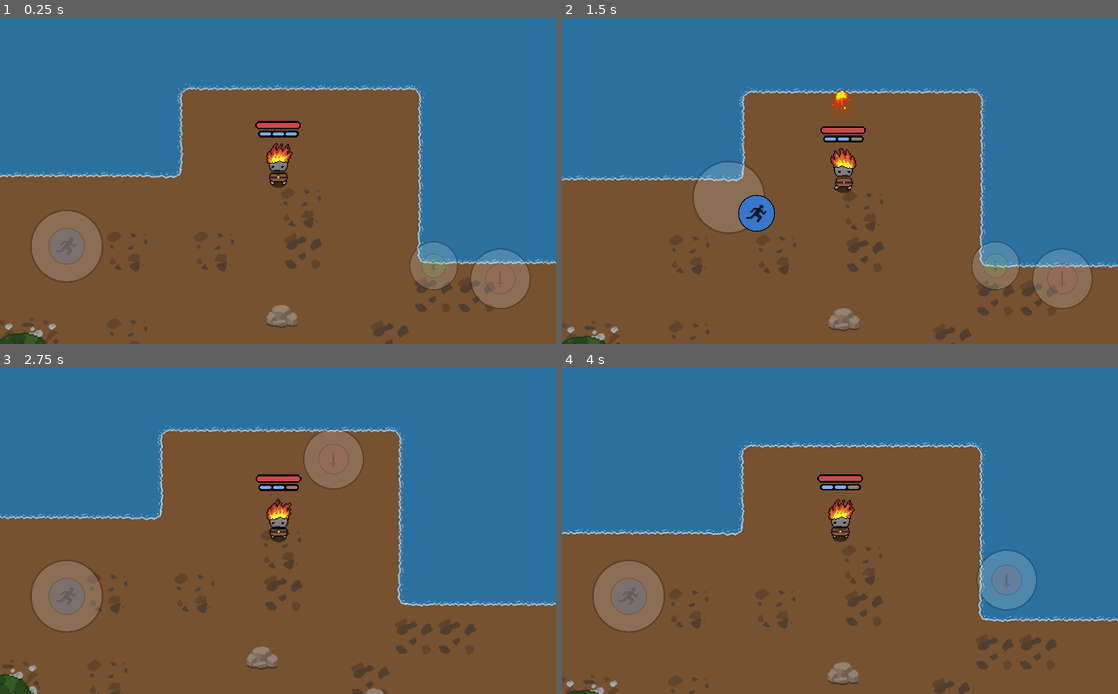
Above: before the commit, frames 1-4 (two rows, left to right).
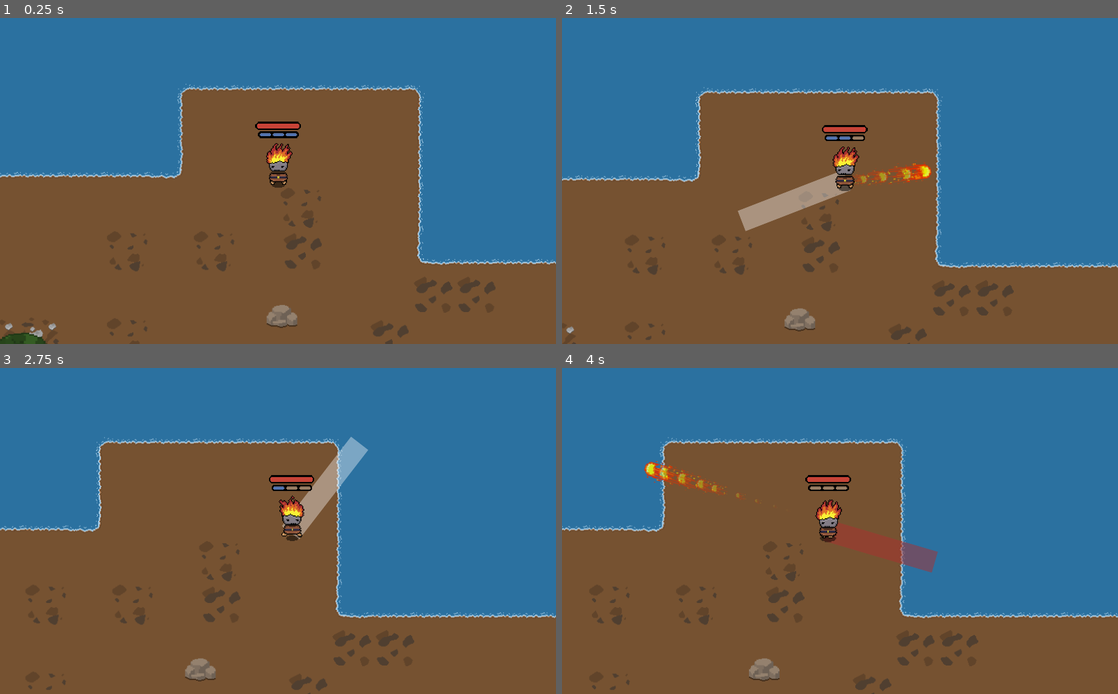
Above: after the commit, the same moments.

Repository: dephiloper/stay-alive
Game: Godot game, scene res://scenes/Game.tscn
Same seed, same stepped clock (60 frames per second), same inputs: the game is played once before the commit and once after it.
Inputs (mouse positions are in pixels of both pictures, inside the frame that each line leads up to):
- Up to frame 1 (0.25 s): no input
- Up to frame 2 (1.5 s): move the mouse to (962, 164) at 0.52 s; press the mouse at (962, 164) at 0.53 s; hold D (right) 0.53-1.25 s; right-click (962, 164) at 0.8 s; release the mouse at (962, 164) at 1.25 s; drag from (728, 197) to (812, 246) at 1.27 s
- Up to frame 3 (2.75 s): move the mouse to (333, 459) at 2.02 s; press the mouse at (333, 459) at 2.03 s; hold D (right) from 2.03 s (still down); right-click (333, 459) at 2.3 s
- Up to frame 4 (4 s): release D (right) at 2.75 s; release the mouse at (895, 459) at 2.75 s; drag from (812, 596) to (673, 482) at 2.77 s; move the mouse to (1006, 579) at 3.52 s; press the mouse at (1006, 579) at 3.53 s; hold A (left) from 3.53 s (still down); right-click (1006, 579) at 3.8 s

The runs differ from the first frame. In frame 1, 4.6% of the frame differs, in the area x 5-96%, y 31-89%; in frame 2, 16%; in frame 3, 20%; in frame 4, 21%, in the area x 0-100%, y 21-100%.

Commit message:
added particle system for fire attack
made trees seethrogh while player is behind them

Diff:
--- a/project.godot
+++ b/project.godot
@@ -60,6 +60,11 @@
 "events": [ Object(InputEventMouseButton,"resource_local_to_scene":false,"resource_name":"","device":0,"alt":false,"shi …(212 unchanged characters)…
  ]
 }
+special={
+"deadzone": 0.5,
+"events": [ Object(InputEventMouseButton,"resource_local_to_scene":false,"resource_name":"","device":0,"alt":false,"shift":false,"control":false,"meta":false,"command":false,"button_mask":0,"position":Vector2( 0, 0 ),"global_position":Vector2( 0, 0 ),"factor":1.0,"button_index":2,"pressed":false,"doubleclick":false,"script":null)
+ ]
+}
 
 [input_devices]
 
--- a/scenes/CircularAttackArea.tscn
+++ b/scenes/CircularAttackArea.tscn
@@ -1,10 +1,9 @@
 [gd_scene load_steps=3 format=2]
 
 [ext_resource path="res://img/attack_areas/cirular-attack-area.png" type="Texture" id=1]
-[ext_resource path="res://scenes/CircularAttackArea.gd" type="Script" id=2]
+[ext_resource path="res://scripts/CircularAttackArea.gd" type="Script" id=2]
 
 [node name="CircularAttackArea" type="Sprite"]
-modulate = Color( 0.85098, 0.6, 0.203922, 0.501961 )
 z_index = -1
 texture = ExtResource( 1 )
 script = ExtResource( 2 )
--- /dev/null
+++ b/scenes/FireAttack.tscn
@@ -0,0 +1,54 @@
+[gd_scene load_steps=9 format=2]
+
+[ext_resource path="res://scripts/FireAttack.gd" type="Script" id=1]
+[ext_resource path="res://img/attacks/fire-attack/fire-attack1.png" type="Texture" id=2]
+[ext_resource path="res://img/attacks/fire-attack/fire-attack3.png" type="Texture" id=3]
+[ext_resource path="res://img/attacks/fire-attack/fire-attack2.png" type="Texture" id=5]
+
+[sub_resource type="SpriteFrames" id=1]
+animations = [ {
+"frames": [ ExtResource( 2 ), ExtResource( 5 ), ExtResource( 3 ) ],
+"loop": true,
+"name": "default",
+"speed": 8.0
+} ]
+
+[sub_resource type="CapsuleShape2D" id=2]
+radius = 11.5567
+height = 17.1532
+
+[sub_resource type="Curve" id=4]
+_data = [ Vector2( 0, 1 ), 0.0, 0.0, 0, 0, Vector2( 0.869565, 0.190909 ), 0.0, 0.0, 0, 0 ]
+
+[sub_resource type="Gradient" id=3]
+offsets = PoolRealArray( 0.186335, 0.984472 )
+colors = PoolColorArray( 1, 1, 1, 0.501961, 1, 1, 1, 0 )
+
+[node name="FireSpecial" type="KinematicBody2D"]
+collision_layer = 8
+collision_mask = 2
+script = ExtResource( 1 )
+
+[node name="AnimatedSprite" type="AnimatedSprite" parent="."]
+modulate = Color( 1, 1, 1, 0.878431 )
+frames = SubResource( 1 )
+frame = 1
+playing = true
+
+[node name="CollisionShape2D" type="CollisionShape2D" parent="."]
+position = Vector2( 1.4989, 1.5 )
+rotation = 1.5708
+shape = SubResource( 2 )
+
+[node name="VisibilityNotifier2D" type="VisibilityNotifier2D" parent="."]
+
+[node name="Particles2D" type="CPUParticles2D" parent="."]
+emitting = false
+lifetime = 0.8
+speed_scale = 1.5
+randomness = 0.5
+local_coords = false
+texture = ExtResource( 2 )
+gravity = Vector2( 0, 0 )
+scale_amount_curve = SubResource( 4 )
+color_ramp = SubResource( 3 )
--- /dev/null
+++ b/scenes/FireSpecial.tscn
@@ -0,0 +1,45 @@
+[gd_scene load_steps=9 format=2]
+
+[ext_resource path="res://scripts/FireSpecial.gd" type="Script" id=1]
+[ext_resource path="res://img/attacks/fire-special2.png" type="Texture" id=2]
+[ext_resource path="res://img/attacks/fire-special3.png" type="Texture" id=3]
+[ext_resource path="res://img/attacks/fire-special4.png" type="Texture" id=4]
+[ext_resource path="res://img/attacks/fire-special1.png" type="Texture" id=5]
+[ext_resource path="res://img/attacks/fire-special5.png" type="Texture" id=6]
+
+
+[sub_resource type="SpriteFrames" id=1]
+animations = [ {
+"frames": [ ExtResource( 5 ), ExtResource( 2 ), ExtResource( 3 ), ExtResource( 4 ), ExtResource( 6 ) ],
+"loop": true,
+"name": "default",
+"speed": 10.0
+} ]
+
+[sub_resource type="CapsuleShape2D" id=2]
+radius = 86.3105
+height = 88.3234
+
+[node name="FireSpecial" type="Area2D"]
+script = ExtResource( 1 )
+
+[node name="AnimatedSprite" type="AnimatedSprite" parent="."]
+modulate = Color( 1, 1, 1, 0.878431 )
+position = Vector2( 0, -60 )
+frames = SubResource( 1 )
+frame = 4
+playing = true
+
+[node name="CollisionShape2D" type="CollisionShape2D" parent="."]
+position = Vector2( 0, -70 )
+rotation = 1.5708
+shape = SubResource( 2 )
+
+[node name="VisibilityNotifier2D" type="VisibilityNotifier2D" parent="."]
+rect = Rect2( -130, -157, 260, 175 )
+
+[node name="Timer" type="Timer" parent="."]
+wait_time = 3.0
+one_shot = true
+autostart = true
+[connection signal="timeout" from="Timer" to="." method="_on_Timer_timeout"]
--- a/scenes/FireSpell.tscn
+++ /dev/null
@@ -1,36 +0,0 @@
-[gd_scene load_steps=7 format=2]
-
-[ext_resource path="res://img/fire_spell/fire_spell1.png" type="Texture" id=1]
-[ext_resource path="res://img/fire_spell/fire_spell0.png" type="Texture" id=2]
-[ext_resource path="res://img/fire_spell/fire_spell2.png" type="Texture" id=3]
-[ext_resource path="res://scripts/FireSpell.gd" type="Script" id=4]
-
-[sub_resource type="SpriteFrames" id=1]
-animations = [ {
-"frames": [ ExtResource( 2 ), ExtResource( 1 ), ExtResource( 3 ) ],
-"loop": true,
-"name": "default",
-"speed": 12.0
-} ]
-
-[sub_resource type="CapsuleShape2D" id=2]
-radius = 7.97124
-height = 17.7486
-
-[node name="FireSpell" type="KinematicBody2D"]
-collision_layer = 8
-collision_mask = 2
-script = ExtResource( 4 )
-
-[node name="AnimatedSprite" type="AnimatedSprite" parent="."]
-scale = Vector2( 0.09, 0.09 )
-frames = SubResource( 1 )
-frame = 2
-playing = true
-
-[node name="CollisionShape2D" type="CollisionShape2D" parent="."]
-position = Vector2( 0, 1.5 )
-rotation = 1.5708
-shape = SubResource( 2 )
-
-[node name="VisibilityNotifier2D" type="VisibilityNotifier2D" parent="."]
--- a/scenes/HealthBar.tscn
+++ b/scenes/HealthBar.tscn
@@ -2,7 +2,7 @@
 
 [ext_resource path="res://img/healthbar/border.png" type="Texture" id=1]
 [ext_resource path="res://img/healthbar/progress.png" type="Texture" id=2]
-[ext_resource path="res://scenes/HealthBar.gd" type="Script" id=3]
+[ext_resource path="res://scripts/HealthBar.gd" type="Script" id=3]
 
 [node name="HealthBar" type="TextureProgress"]
 anchor_right = 0.422
--- a/scenes/Player.tscn
+++ b/scenes/Player.tscn
@@ -27,6 +27,8 @@
 [ext_resource path="res://img/demon/idle/demon_idle12.png" type="Texture" id=25]
 [ext_resource path="res://scenes/CircularAttackArea.tscn" type="PackedScene" id=26]
 [ext_resource path="res://scenes/RangeAttackArea.tscn" type="PackedScene" id=27]
+[ext_resource path="res://scenes/FireSpecial.tscn" type="PackedScene" id=28]
+[ext_resource path="res://scenes/FireAttack.tscn" type="PackedScene" id=29]
 [ext_resource path="res://scenes/HealthBar.tscn" type="PackedScene" id=32]
 [ext_resource path="res://scenes/StaminaBar.tscn" type="PackedScene" id=33]
 [ext_resource path="res://img/stamina_bar/border.png" type="Texture" id=34]
@@ -46,54 +48,62 @@
 
 [sub_resource type="CircleShape2D" id=2]
 
+[sub_resource type="CapsuleShape2D" id=3]
+radius = 14.6615
+height = 28.7432
+
 [node name="Player" type="KinematicBody2D"]
 collision_mask = 6
 script = ExtResource( 2 )
 attack_area_scene = ExtResource( 27 )
 special_area_scene = ExtResource( 26 )
+attack_scene = ExtResource( 29 )
+special_scene = ExtResource( 28 )
 
 [node name="Sprite" type="AnimatedSprite" parent="."]
 position = Vector2( 0, -20 )
 scale = Vector2( 0.7, 0.7 )
 frames = SubResource( 1 )
-animation = "walk"
+animation = "idle"
 
 [node name="CollisionShape2D" type="CollisionShape2D" parent="."]
 z_index = 1
 shape = SubResource( 2 )
 
-[node name="UI" type="Control" parent="."]
-anchor_right = 1.0
-anchor_bottom = 1.0
-margin_left = -64.0
-margin_top = -87.0
-margin_right = 64.0
-margin_bottom = -57.0
-__meta__ = {
-"_edit_use_anchors_": false
-}
+[node name="UI" type="Node2D" parent="."]
 
 [node name="HealthBar" parent="UI" instance=ExtResource( 32 )]
 anchor_right = 0.0
 anchor_bottom = 0.0
-margin_left = 8.0
-margin_top = 0.0
-margin_right = 120.0
-margin_bottom = 20.0
+margin_top = -86.0
+margin_right = 56.0
+margin_bottom = -66.0
 rect_scale = Vector2( 0.6, 0.6 )
 value = 50.0
+tint_under = Color( 1, 1, 1, 0.25098 )
+tint_progress = Color( 0.968627, 0.0392157, 0.0392157, 0.501961 )
 
 [node name="StaminaBar" parent="UI" instance=ExtResource( 33 )]
-margin_left = 13.708
-margin_top = 15.0
-margin_right = -14.292
-margin_bottom = 1.0
+margin_left = -50.0
+margin_top = -71.0
+margin_right = 50.0
+margin_bottom = -55.0
+grow_horizontal = 2
+grow_vertical = 2
 rect_scale = Vector2( 0.6, 0.6 )
 rect_pivot_offset = Vector2( 50, 8 )
 value = 33.0
 texture_over = ExtResource( 34 )
+tint_under = Color( 1, 1, 1, 0.25098 )
+tint_progress = Color( 0.0537262, 0.416498, 0.982422, 0.501961 )
 
 [node name="StaminaTimer" type="Timer" parent="."]
 wait_time = 2.0
 one_shot = true
+
+[node name="Area2D" type="Area2D" parent="."]
+
+[node name="CoverCollisionShape2D" type="CollisionShape2D" parent="Area2D"]
+position = Vector2( 0, -15 )
+shape = SubResource( 3 )
 [connection signal="timeout" from="StaminaTimer" to="." method="_on_StaminaTimer_timeout"]
--- a/scenes/RangeAttackArea.tscn
+++ b/scenes/RangeAttackArea.tscn
@@ -4,7 +4,6 @@
 [ext_resource path="res://scripts/RangeAttackArea.gd" type="Script" id=2]
 
 [node name="RangeAttackArea" type="Sprite"]
-modulate = Color( 1, 1, 1, 0.501961 )
 scale = Vector2( 0.8, 0.8 )
 z_index = -1
 texture = ExtResource( 1 )
--- a/scenes/StaminaBar.tscn
+++ b/scenes/StaminaBar.tscn
@@ -3,7 +3,6 @@
 [ext_resource path="res://img/stamina_bar/progress.png" type="Texture" id=1]
 [ext_resource path="res://img/stamina_bar/border_alternative.png" type="Texture" id=2]
 [ext_resource path="res://scripts/StaminaBar.gd" type="Script" id=3]
-
 
 [node name="StaminaBar" type="TextureProgress"]
 anchor_right = 1.0
@@ -22,3 +21,5 @@
 __meta__ = {
 "_edit_use_anchors_": false
 }
+
+[node name="Tween" type="Tween" parent="."]
--- a/scenes/Tree.tscn
+++ b/scenes/Tree.tscn
@@ -7,6 +7,9 @@
 
 [sub_resource type="CircleShape2D" id=1]
 radius = 22.0
+
+[sub_resource type="CircleShape2D" id=2]
+radius = 52.1995
 
 [node name="Tree" type="StaticBody2D"]
 collision_layer = 4
@@ -22,7 +25,7 @@
 position = Vector2( 0, -70 )
 texture = ExtResource( 1 )
 
-[node name="Head" type="Sprite" parent="."]
+[node name="Top" type="Sprite" parent="."]
 position = Vector2( 0, -60 )
 texture = ExtResource( 3 )
 
@@ -30,3 +33,9 @@
 position = Vector2( 0, -2 )
 z_index = 1
 shape = SubResource( 1 )
+
+[node name="SeeThroughArea2D" type="Area2D" parent="."]
+
+[node name="CollisionShape2D" type="CollisionShape2D" parent="SeeThroughArea2D"]
+position = Vector2( 0, -92 )
+shape = SubResource( 2 )
--- a/scenes/CircularAttackArea.gd
+++ b/scripts/CircularAttackArea.gd
@@ -3,10 +3,10 @@
 const MAX_RADIUS: int = 150
 
 func enable() -> void:
-	modulate = Color("80d99934")
+	modulate = Color("A0d99934")
 
 func disable() -> void:
-	modulate = Color("80aa3030")
+	modulate = Color("A0aa3030")
 
 func set_direction(dir: Vector2) -> void:
 	position = dir * MAX_RADIUS
--- a/scripts/FireSpell.gd
+++ b/scripts/FireAttack.gd
@@ -3,6 +3,7 @@
 var _speed: float
 var _velocity: Vector2 = Vector2.ZERO
 var _direction: Vector2
+var _elapsed_time: float = 0.0
 const DAMAGE: int = 20
 
 func setup(direction: Vector2, speed: float = 400):
@@ -12,8 +13,12 @@
 
 func _ready() -> void:
 	look_at(global_position + _direction)
+	var angle = rad2deg(_direction.angle_to(Vector2.RIGHT))
+	$Particles2D.angle = angle
+	$Particles2D.emitting = true
 
 func _process(delta) -> void:
+	_elapsed_time += delta
 	if !$VisibilityNotifier2D.is_on_screen():
 		queue_free()
 
--- /dev/null
+++ b/scripts/FireSpecial.gd
@@ -0,0 +1,20 @@
+extends Area2D
+
+const MAX_RADIUS: int = 150
+const DAMAGE: int = 20
+
+func _ready() -> void:
+	position.y -= $AnimatedSprite.position.y
+
+func _process(_delta: float) -> void:
+	if !$VisibilityNotifier2D.is_on_screen():
+		queue_free()
+
+func _on_Timer_timeout() -> void:
+	queue_free()
+
+func _on_Area2D_body_entered(body):
+	pass # Replace with function body.
+
+func _on_Area2D_body_exited(body):
+	pass # Replace with function body.
--- a/scripts/Game.gd
+++ b/scripts/Game.gd
@@ -1,11 +1,11 @@
 extends Node2D
 
-onready var blob_scene = preload("res://scenes/Blob.tscn")
+onready var blob_scene: PackedScene = preload("res://scenes/Blob.tscn")
 
-func _process(delta) -> void:
+func _process(_delta: float) -> void:
 	$Camera2D.position = $YSort/Player.position
 
 func _on_SpawnTimer_timeout():
-	var blob = blob_scene.instance()
+	var blob: Node2D = blob_scene.instance()
 	blob.position = Vector2(randf() * 1024, randf() * 600)
 	add_child(blob)
--- a/scripts/GameState.gd
+++ b/scripts/GameState.gd
@@ -1,17 +1,23 @@
 extends Node2D
+
+const fire_attack_scene: PackedScene = preload("res://scenes/FireAttack.tscn")
 
 var player = null
 var screen_width: float
 var screen_height: float
 var is_mobile: bool = true
 
+
 func _init():
 	randomize();
-	is_mobile = true #OS.get_name() == "Android" or OS.get_name() == "iOS"
+	is_mobile = OS.get_name() == "Android" or OS.get_name() == "iOS"
 
 func _ready() -> void:
 	screen_width = get_viewport().get_visible_rect().size.x
 	screen_height = get_viewport().get_visible_rect().size.y
+	var attack = fire_attack_scene.instance()
+	attack.position = Vector2(2000, 2000);
+	get_node("/root/Game").add_child(attack)
 
 func register_player(body) -> void:
 	player = body
--- a/scripts/Joystick.gd
+++ b/scripts/Joystick.gd
@@ -41,7 +41,9 @@
 	var dir: Vector2 = Vector2.ZERO
 
 	# input comes from mouse and keyboard events
-	if _debug: dir = _emulate_touch()
+	if _debug:
+		dir = _emulate_touch()
+		visible = false
 	else:
 		if _ongoing_drag != -1: # user performs drag
 			$TouchButton.modulate = Color(joystick_color.r, joystick_color.g, joystick_color.b, 1.0)
@@ -71,12 +73,10 @@
 
 		# when stick is released
 		if !event.is_pressed() and _active_finger == event.get_index():
-			print("reset joystick ", button_type)
 			_reset_joystick()
 			_active_finger = -1
 			if event.get_index() == _ongoing_drag:
 				_ongoing_drag = -1
-				print("stopped drag ", button_type)
 			emit_signal("stick_released", _calculate_direction())
 
 	# when stick is dragged
@@ -138,21 +138,36 @@
 # method for controlling the game with mouse and keyboard
 func _emulate_touch() -> Vector2:
 	var dir: Vector2 = Vector2.ZERO
+	var mouse_dir: Vector2 = get_viewport().get_mouse_position() - (get_viewport_rect().size / 2)
+	if mouse_dir.length() > 150:
+		mouse_dir = mouse_dir.normalized()
+	else:
+		mouse_dir = mouse_dir / 150
+
 	match button_type:
 		ButtonType.MOVEMENT:
 			if Input.is_action_pressed("left"):		dir.x -= 1
 			if Input.is_action_pressed("right"):	dir.x += 1
 			if Input.is_action_pressed("up"):			dir.y -= 1
 			if Input.is_action_pressed("down"):		dir.y += 1
+			dir = dir.normalized()
 		ButtonType.ATTACK:
-			dir = get_viewport().get_mouse_position() - (get_viewport_rect().size / 2)
-			if Input.is_action_just_pressed("shoot"):
-				emit_signal("stick_released", dir)
+			if Input.is_action_pressed("shoot"):
+				dir = mouse_dir
+				emit_signal("stick_pressed")
+			if Input.is_action_just_released("shoot"):
+				emit_signal("stick_released", mouse_dir)
+		ButtonType.SPECIAL:
+			if Input.is_action_pressed("special"):
+				emit_signal("stick_pressed")
+				dir = mouse_dir
+			if Input.is_action_just_released("special"):
+				emit_signal("stick_released", mouse_dir)
 
-	return dir.normalized()
+	return dir
 
 func _on_Neighbor_Joystick_stick_pressed() -> void:
 		_is_disabled = true
 
-func _on_Neighbor_Joystick_stick_released(dir) -> void:
+func _on_Neighbor_Joystick_stick_released(_dir) -> void:
 		_is_disabled = false
--- a/scripts/Player.gd
+++ b/scripts/Player.gd
@@ -1,12 +1,12 @@
 extends KinematicBody2D
 
-onready var fire_spell_scene = preload("res://scenes/FireSpell.tscn")
-
-export(PackedScene) var attack_area_scene
-export(PackedScene) var special_area_scene
+export(PackedScene) var attack_area_scene: PackedScene
+export(PackedScene) var special_area_scene: PackedScene
+export(PackedScene) var attack_scene: PackedScene
+export(PackedScene) var special_scene: PackedScene
 
 const MOVEMENT_SPEED: int = 100
-const SPELL_SPAWN_DISTANCE_SCALE: int = 20
+const ATTACK_SPAWN_DISTANCE_SCALE: int = 20
 
 const MAX_HEALTH: float = 100.0
 const MAX_STAMINA: int = 3
@@ -41,7 +41,7 @@
 	add_child(_attack_area)
 	add_child(_special_area)
 
-func _process(delta) -> void:
+func _physics_process(_delta: float) -> void:
 	move_and_slide(_move_direction * MOVEMENT_SPEED)
 	if _move_direction != _prev_move_direction:
 		_process_animations(_move_direction)
@@ -51,25 +51,26 @@
 	_process_attack(_special_area, _special_direction, _stamina == 0, _special_pressed)
 
 func _process_animations(dir: Vector2) -> void:
-	if dir != Vector2.ZERO: $Sprite.play("walk")
-	else: $Sprite.play("idle")
+	if dir != Vector2.ZERO:
+		$Sprite.play("walk")
+	else:
+		$Sprite.play("idle")
 
-	if dir.x > 0: $Sprite.flip_h = true
-	else: $Sprite.flip_h = false
+	$Sprite.flip_h = dir.x > 0
 
 func _process_attack(area: Node2D, dir: Vector2, on_cooldown: bool, is_visible: bool):
 	area.visible = is_visible
 	area.set_direction(dir)
 
-	if on_cooldown: _attack_area.disable()
-	else: _attack_area.enable()
+	if on_cooldown: area.disable()
+	else: area.enable()
 
 func _change_health(value: float) -> void:
 	_health = min(MAX_HEALTH, max(0.0, value))
 	$UI/HealthBar.update_value(_health)
 
 func _change_stamina(value: int) -> void:
-	_stamina = min(MAX_STAMINA, max(0.0, value))
+	_stamina = min(MAX_STAMINA, max(0, value))
 	$UI/StaminaBar.update_value(_stamina)
 
 func _on_StaminaTimer_timeout() -> void:
@@ -98,16 +99,28 @@
 	if $StaminaTimer.is_stopped():
 		$StaminaTimer.start()
 
-	if _stamina == 0: return
+	if _stamina == 0:
+		$UI/StaminaBar.shake()
+		return
 
 	if dir == Vector2.ZERO:
 		dir = Vector2.UP
 
-	var fire_spell = fire_spell_scene.instance()
-	fire_spell.position = position + dir.normalized() * SPELL_SPAWN_DISTANCE_SCALE
-	fire_spell.setup(dir.normalized())
-	get_node("/root/Game/YSort").add_child(fire_spell)
+	var attack = attack_scene.instance()
+	attack.position = position + dir.normalized() * ATTACK_SPAWN_DISTANCE_SCALE
+	attack.setup(dir.normalized())
+	get_node("/root/Game/YSort").add_child(attack)
 	_change_stamina(_stamina - 1)
 
-func _on_SpecialJoystick_stick_released(dir):
+func _on_SpecialJoystick_stick_released(dir: Vector2):
 	_special_pressed = false
+
+	if $StaminaTimer.is_stopped():
+		$StaminaTimer.start()
+
+	if _stamina == 0: return
+
+	var special = special_scene.instance()
+	special.position = position + dir * special.MAX_RADIUS
+	get_node("/root/Game/YSort").add_child(special)
+	_change_stamina(_stamina - 1)
--- a/scripts/StaminaBar.gd
+++ b/scripts/StaminaBar.gd
@@ -2,5 +2,12 @@
 
 const STEP_SIZE: int = 33
 
-func update_value(val: float):
+func update_value(val: float) -> void:
 	value = val * STEP_SIZE
+
+func shake() -> void:
+	$Tween.interpolate_property(self, "rect_position", Vector2(-50, -71), Vector2(-55, -71), 0.1, Tween.TRANS_CUBIC, Tween.EASE_OUT)
+	$Tween.interpolate_property(self, "rect_position", Vector2(-55, -71), Vector2(-45, -71), 0.1, Tween.TRANS_CUBIC, Tween.EASE_OUT, 0.1)
+	$Tween.interpolate_property(self, "rect_position", Vector2(-45, -71), Vector2(-55, -71), 0.1, Tween.TRANS_CUBIC, Tween.EASE_OUT, 0.2)
+	$Tween.interpolate_property(self, "rect_position", Vector2(-55, -71), Vector2(-50, -71), 0.1, Tween.TRANS_CUBIC, Tween.EASE_OUT, 0.3)
+	$Tween.start()
--- a/scripts/Tree.gd
+++ b/scripts/Tree.gd
@@ -1,6 +1,21 @@
 extends StaticBody2D
 
+const ALPHA_TRANSITION_VALUE: int = 2
+
 func _ready():
-	$Head.modulate = Color(rand_range(110, 210) / 255.0, rand_range(110, 210) / 255.0, 78 / 255.0)
-	$Head.flip_h = round(rand_range(0, 2))
+	$Top.modulate = Color(rand_range(110, 210) / 255.0, rand_range(110, 210) / 255.0, 78 / 255.0)
+	$Top.flip_h = round(rand_range(0, 2))
 	$Trunk.flip_h = round(rand_range(0, 2))
+
+
+func _process(delta: float) -> void:
+	if $SeeThroughArea2D.overlaps_area(GameState.player.get_node("Area2D")):
+		if modulate.a < 0.61:
+			modulate.a = 0.6
+		else:
+			modulate.a -= ALPHA_TRANSITION_VALUE * delta
+	else:
+		if modulate.a > 0.99:
+			modulate.a = 1.0
+		else:
+			modulate.a += ALPHA_TRANSITION_VALUE * delta
Binary file changed: aseprite/attack-areas/cirular-attack-area.aseprite
Binary file added: aseprite/attacks/fire-attack/fire-attack.ase
Binary file added: aseprite/attacks/fire-special.aseprite
Binary file changed: aseprite/player-base/demon.aseprite
Binary file changed: img/attack_areas/cirular-attack-area.png
Binary file added: img/attacks/fire-attack/fire-attack1.png
Not shown, added: img/attacks/fire-attack/fire-attack1.png.import
Binary file added: img/attacks/fire-attack/fire-attack2.png
Not shown, added: img/attacks/fire-attack/fire-attack2.png.import
Binary file added: img/attacks/fire-attack/fire-attack3.png
Not shown, added: img/attacks/fire-attack/fire-attack3.png.import
Binary file added: img/attacks/fire-special1.png
(and 13 more such lines)
